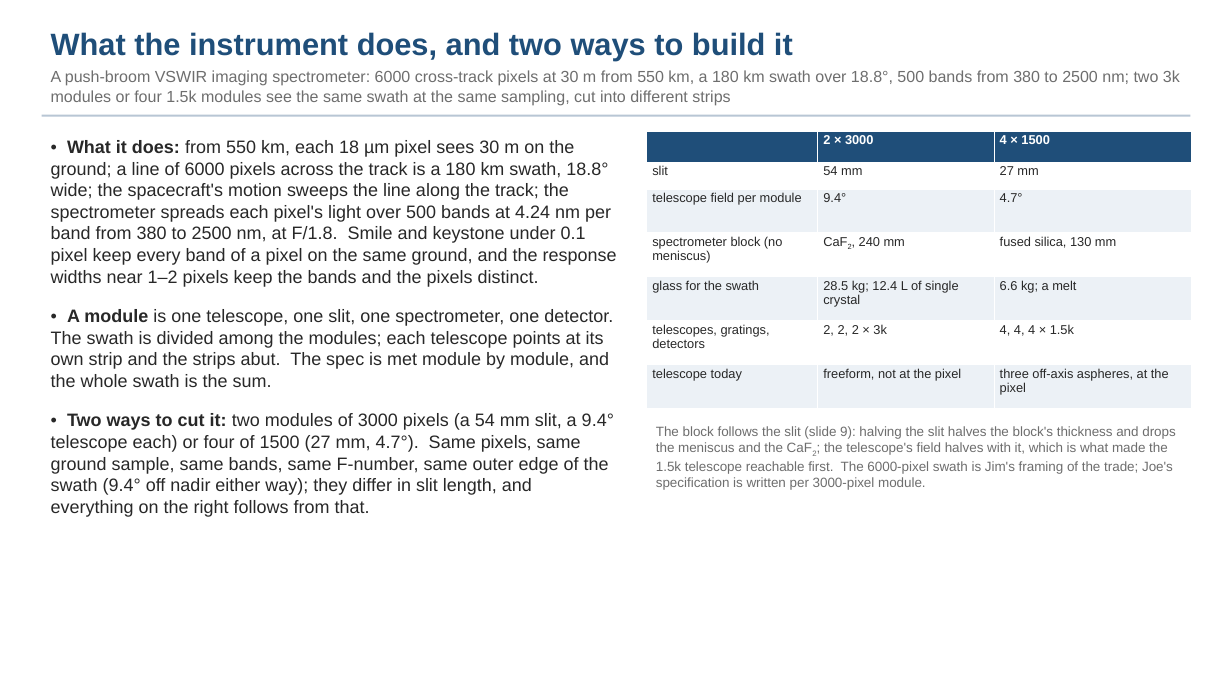
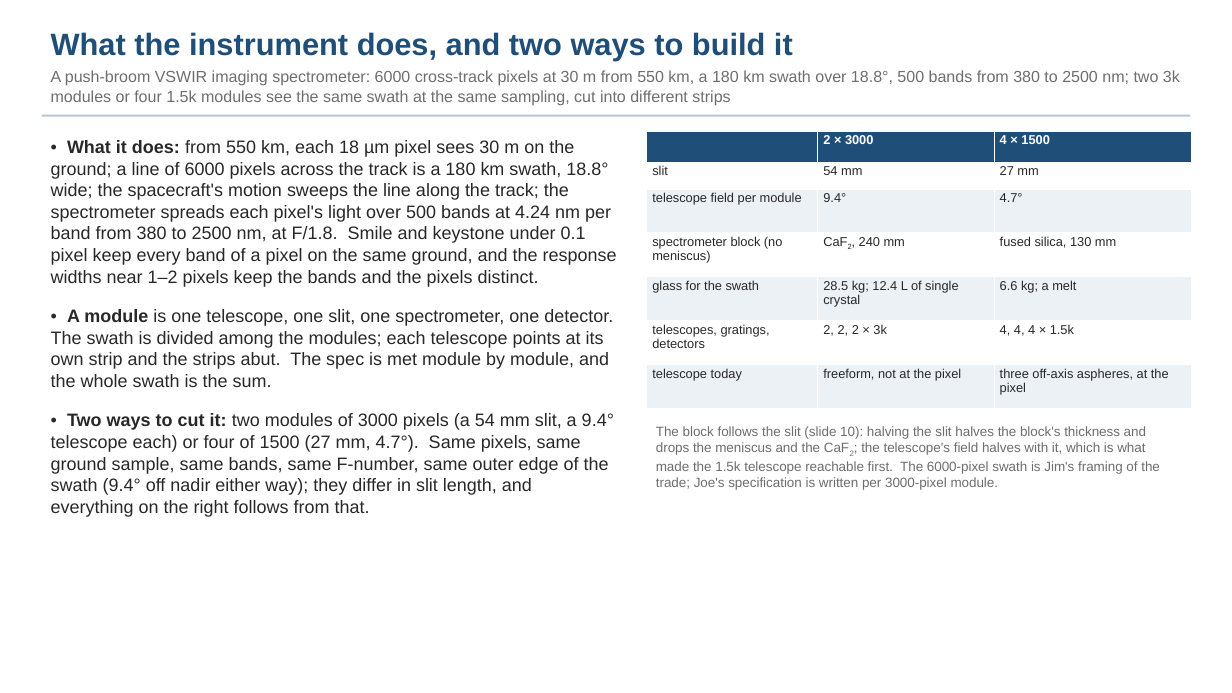
Before and after one commit to nasa-jpl/macos, a slide deck: slide 4 of demo_session/deck_dyson_record.pptx. Drawn at 1232x693 pixels with LibreOffice and Linux fonts; fonts in the diff are those of the drawing. Boxes give left, top, right and bottom in pixels: in the first picture for what was removed or moved away, otherwise in the second. Text is boxed around its words. In the diff, an @@ line names an element or a change of style, - is before the commit and + after.

```diff
--- a/demo_session/deck_dyson_record.pptx
+++ b/demo_session/deck_dyson_record.pptx
@@ text at bbox=[656, 426, 1160, 490]: text changed @@
-The block follows the slit (slide 9): halving the slit halves the block's thickness and drops the meniscus and the CaF2; the telescope's field halves with it, which is what made the 1.5k telescope reachable first. The 6000-pixel swath is Jim's framing of the trade; Joe's specification is written per 3000-pixel module.
+The block follows the slit (slide 10): halving the slit halves the block's thickness and drops the meniscus and the CaF2; the telescope's field halves with it, which is what made the 1.5k telescope reachable first. The 6000-pixel swath is Jim's framing of the trade; Joe's specification is written per 3000-pixel module.
```
Also in this commit, not shown: 7 other slides changed, 1 slide added, 3 other files.
